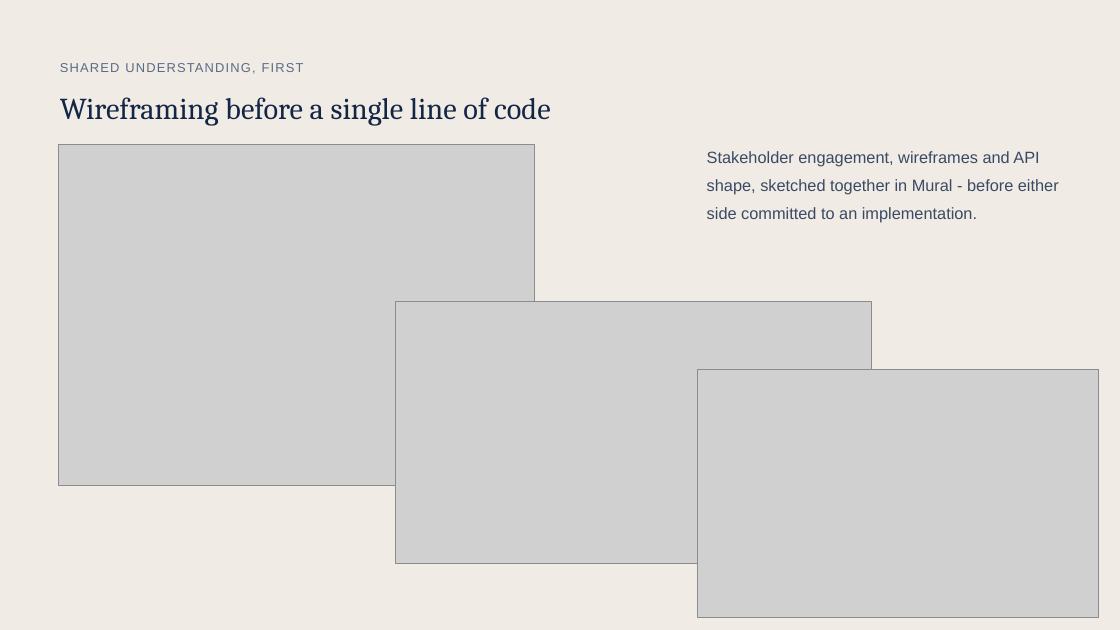
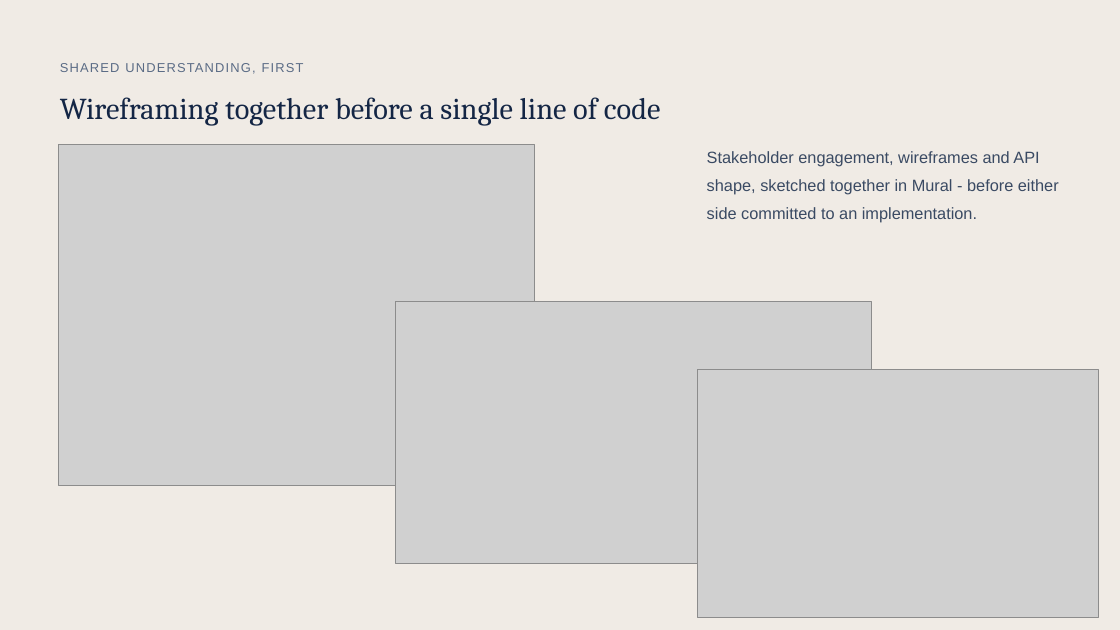
Before and after one commit to ketchbrookanalytics/orca-app-presentation, a slide deck: slide 11 of ORCA__AI-powered_survey_coding.pptx. Drawn at 1120x630 pixels with LibreOffice and Linux fonts; fonts in the diff are those of the drawing; grey boxes stand for pictures. Boxes give left, top, right and bottom in pixels: in the first picture for what was removed or moved away, otherwise in the second. Text is boxed around its words. In the diff, an @@ line names an element or a change of style, - is before the commit and + after.

```diff
--- a/ORCA__AI-powered_survey_coding.pptx
+++ b/ORCA__AI-powered_survey_coding.pptx
@@ text at (60,97,660,126): text changed @@
-Wireframing before a single line of code
+Wireframing together before a single line of code
```
Also in this commit, not shown: 3 other slides changed.
